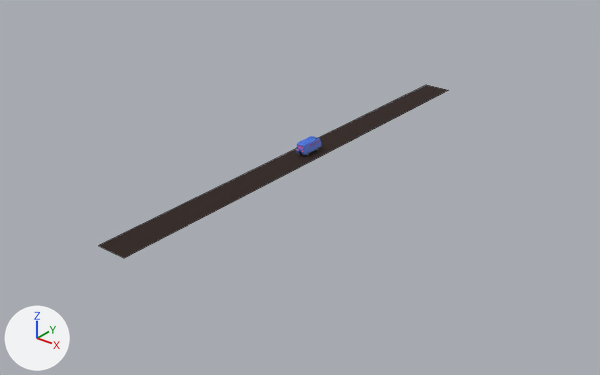
One commit to the OBJ model res/models/car/car.obj: the scene before it, then after it.
The view is the same before and after, from a camera (50 mm lens) standing at (187.0, -239.0, 129.0) and looking at (2.0, -8.0, -14.0). Lighting does not change. The marker at lower left points along +X, +Y and +Z. Mesh edges are drawn as thin lines on the coarser meshes. Where no turn or scale is listed for an object, it has been applied to the vertices.

The first picture shows 'Road'.
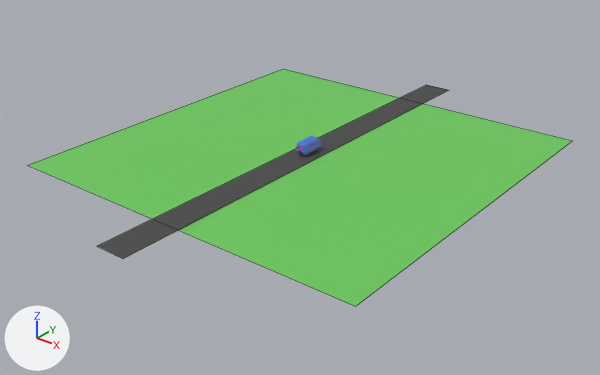
Commit message: Add grass plane around road.

Patch to the scene script:
```diff
--- a/res/models/car/car.obj.py
+++ b/res/models/car/car.obj.py
@@ mat_road @@
 mat_road = principled_material('Road')
-mat_road.base_color = (0.0188, 0.00556, 0.00261)  # black #251109
+mat_road.base_color = (0.0667, 0.0667, 0.0667)  # dark grey #494949
 mat_road.roughness = 0.886
@@ mat_grass @@
+mat_grass = principled_material('Grass')
+mat_grass.base_color = (0.149, 0.588, 0.106)  # green #6cca5c
@@ me_grass @@
+me_grass.from_pydata([(-77.0, -77.0, -2.0), (77.0, -77.0, -2.0), (-77.0, 77.0, -2.0), (77.0, 77.0, -2.0)], [], [(0, 1, 3, 2)])
+me_grass.materials.append(mat_grass)  # green #6cca5c
@@ ob_grass @@
+ob_grass = bpy.data.objects.new('Grass', me_grass)
+ob_grass.location = (0.0, 0.0, 0.0)
```

Where the change shows, as pixel boxes [x1, y1, x2, y2] in the pictures (600 x 375 px):
'Grass', added (green): after [28, 69, 572, 306]
'Road', recoloured (black to grey): [97, 85, 448, 259] in both
